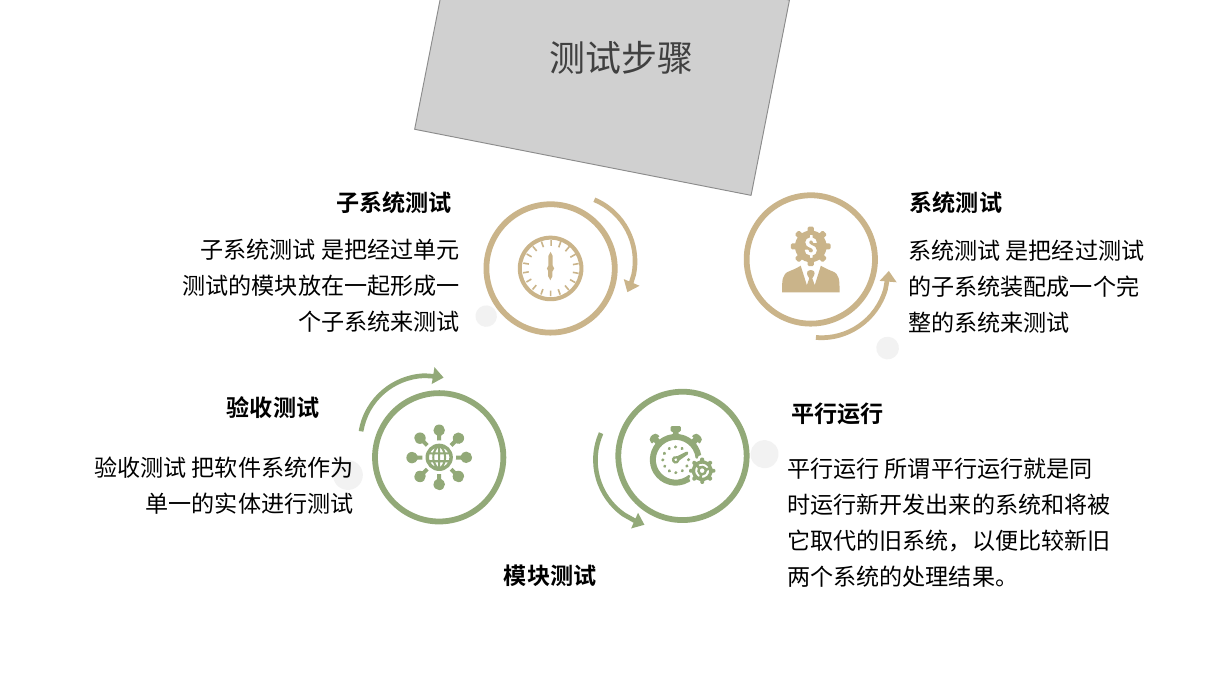
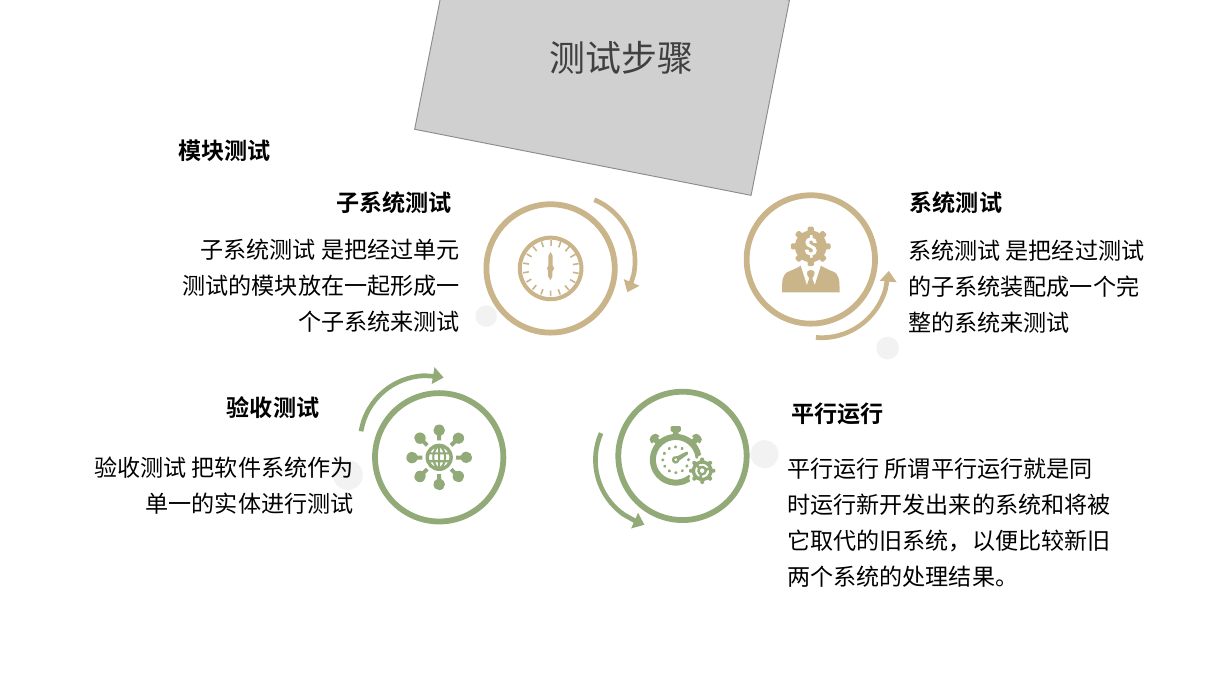
Before and after one commit to ConstanTWT/SE2020-G01, a slide deck: slide 14 of 翻转PPT/SE2020-G01-实现阶段翻转课堂PPT.pptx. Drawn at 1232x693 pixels with LibreOffice and Linux fonts; fonts in the diff are those of the drawing; grey boxes stand for pictures; background and template pictures are left out. Boxes give left, top, right and bottom in pixels: in the first picture for what was removed or moved away, otherwise in the second. Text is boxed around its words. In the diff, an @@ line names an element or a change of style, - is before the commit and + after.

```diff
--- a/翻转PPT/SE2020-G01-实现阶段翻转课堂PPT.pptx
+++ b/翻转PPT/SE2020-G01-实现阶段翻转课堂PPT.pptx
@@ text "模块测试": place and size @@
-text "模块测试" at [504,564,596,586]
+text "模块测试" at [178,139,270,161]
```
Also in this commit, not shown: 3 other slides changed, 1 slide removed, 1 other file.
